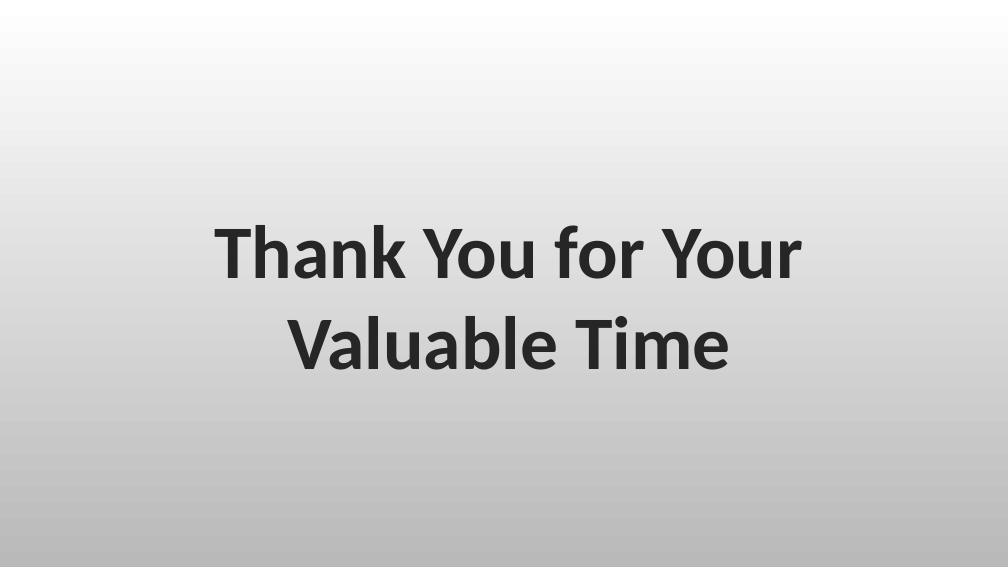
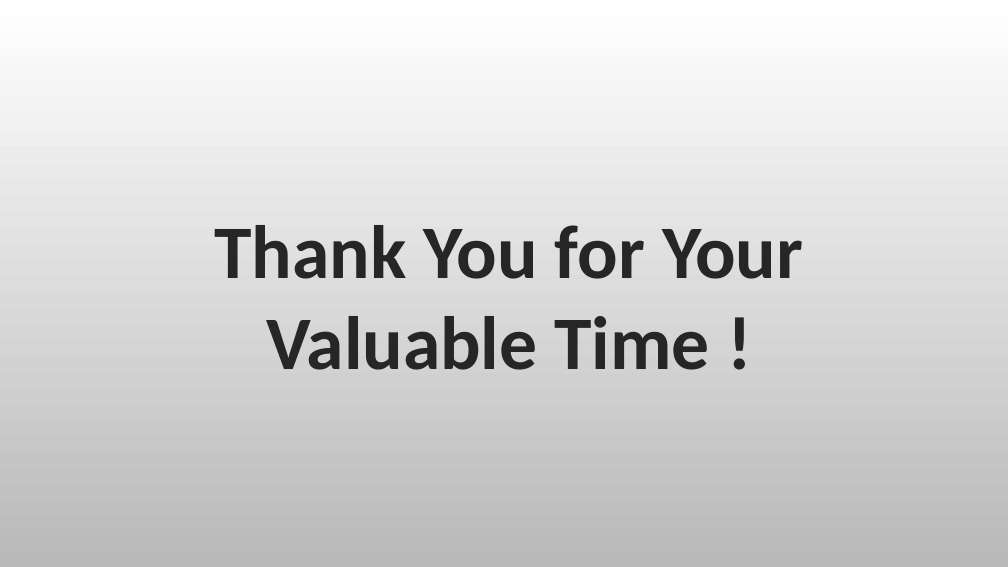
Before and after one commit to jubair172359/hacknsuseason4_TeamOyomoy, a slide deck: slide 13 of TeamOyomoy.pptx. Drawn at 1008x567 pixels with LibreOffice and Linux fonts; fonts in the diff are those of the drawing; background and template pictures are left out. Boxes give left, top, right and bottom in pixels: in the first picture for what was removed or moved away, otherwise in the second. Text is boxed around its words. In the diff, an @@ line names an element or a change of style, - is before the commit and + after.

```diff
--- a/TeamOyomoy.pptx
+++ b/TeamOyomoy.pptx
@@ text at [214, 225, 803, 370]: text changed @@
-Thank You for Your Valuable Time
+Thank You for Your Valuable Time !
```
Also in this commit, not shown: 12 other slides changed.
